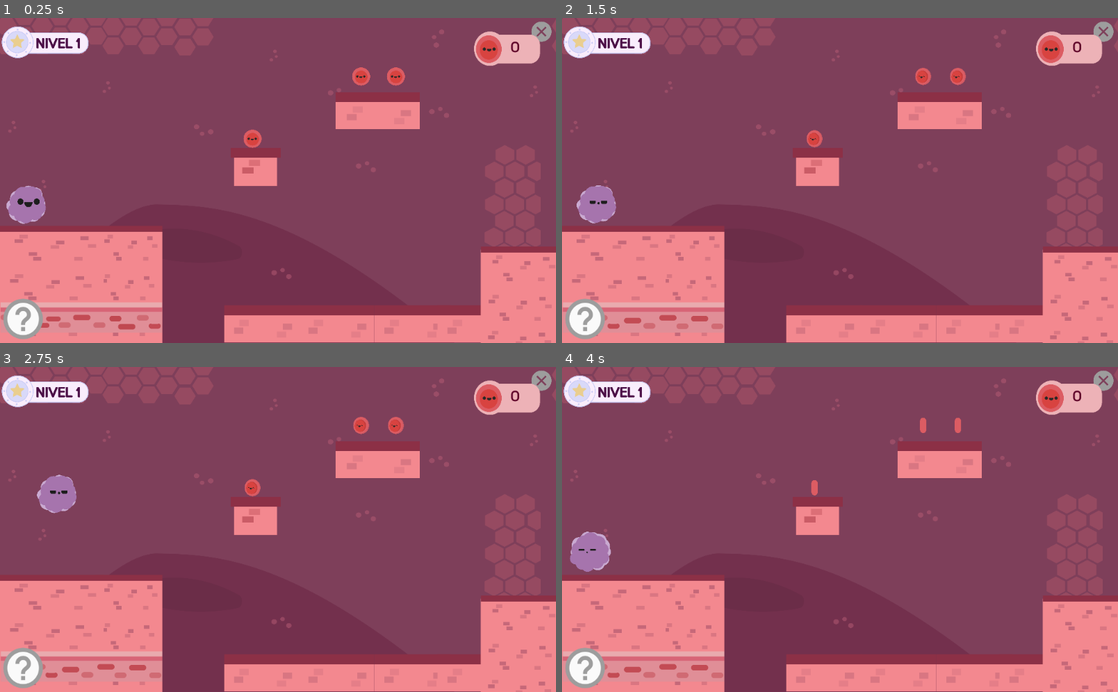
Above: before the commit, frames 1-4 (two rows, left to right).
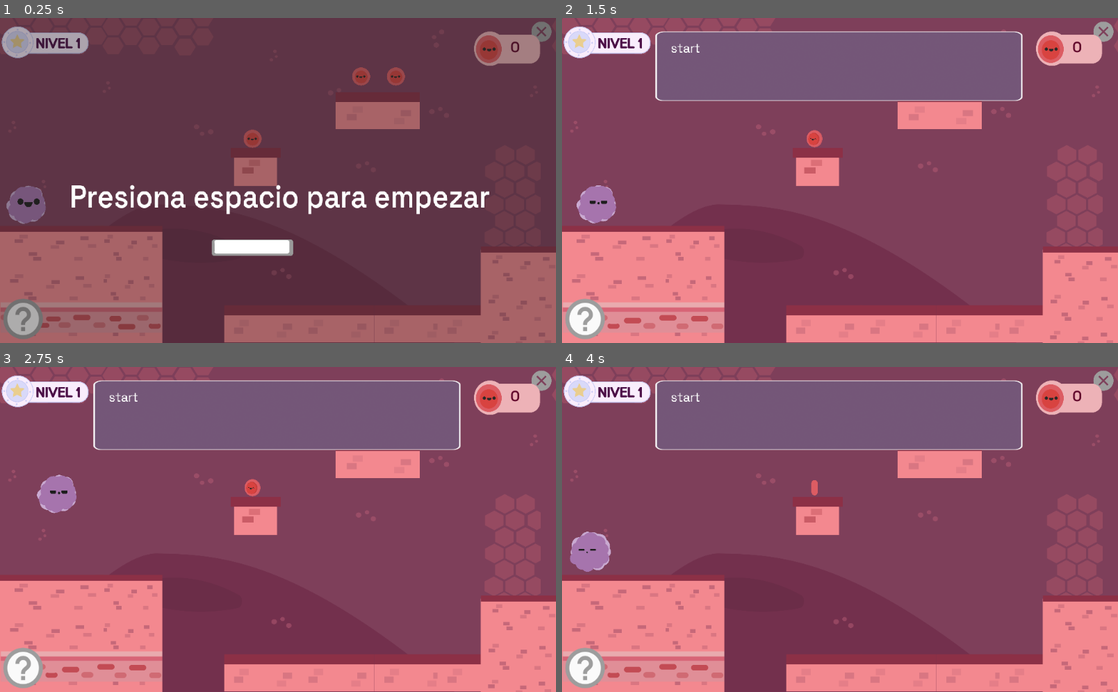
Above: after the commit, the same moments.

Repository: Space-Travelers/Game
Game: Godot game, scene res://src/scenes/immune_system/base_game/stage_1.tscn
Same seed, same stepped clock (60 frames per second), same inputs: the game is played once before the commit and once after it. This scene is started directly instead of the project's main scene.
Inputs (mouse positions are in pixels of both pictures, inside the frame that each line leads up to):
- Up to frame 1 (0.25 s): no input
- Up to frame 2 (1.5 s): click (1101, 31) at 0.5 s; tap Space (next_message) at 1.25 s; move the mouse to (962, 164) at 1.27 s; hold Right (ui_right) from 1.28 s (still down); click (962, 164) at 1.35 s
- Up to frame 3 (2.75 s): tap Up (ui_up) at 1.52 s; release Right (ui_right) at 2 s; drag from (166, 545) to (250, 487) at 2.02 s
- Up to frame 4 (4 s): move the mouse to (895, 458) at 2.77 s; hold Left (ui_left) 2.78-3.5 s; click (895, 458) at 2.85 s; drag from (812, 594) to (923, 425) at 3.52 s

The runs differ from the first frame. In frame 1, 100% of the frame differs, in the area x 0-100%, y 0-100%; in frame 2, 14%; in frame 3, 14%; in frame 4, 14%.

Commit message:
game flow impl

Diff:
--- a/Global.gd
+++ b/Global.gd
@@ -6,7 +6,7 @@
 var actual_id_definition = -1
 var stage = 1
 var visible_button = false
-var tutorial = false
+var tutorial = true
 var scan = false
 var scan_area = false
 var rest = true
--- a/src/scenes/immune_system/base_game/exit_game/exit_button.tscn
+++ b/src/scenes/immune_system/base_game/exit_game/exit_button.tscn
@@ -6,7 +6,7 @@
 [ext_resource path="res://font.tres" type="DynamicFont" id=4]
 
 [sub_resource type="StyleBoxFlat" id=1]
-bg_color = Color( 0, 0, 0, 0.172549 )
+bg_color = Color( 0, 0, 0, 0.423529 )
 
 [sub_resource type="Theme" id=2]
 
@@ -79,12 +79,13 @@
 anchor_top = 0.5
 anchor_right = 0.5
 anchor_bottom = 0.5
-margin_left = -183.0
-margin_top = -37.5
-margin_right = 183.0
-margin_bottom = 37.5
+margin_left = -191.0
+margin_top = -109.5
+margin_right = 175.0
+margin_bottom = 43.5
 custom_fonts/font = ExtResource( 4 )
-text = "Si deseas continuar, se perderán todo tu progreso"
+text = "Si deseas salir, presiona en continuar.
+Recuerda que se perderá todo tu progreso"
 align = 1
 autowrap = true
 
--- a/src/scenes/immune_system/base_game/stage_1.tscn
+++ b/src/scenes/immune_system/base_game/stage_1.tscn
@@ -433,6 +433,7 @@
 position = Vector2( 18.0522, 29.062 )
 scale = Vector2( 0.0120489, 0.0186345 )
 frames = SubResource( 20 )
+frame = 1
 speed_scale = 0.5
 playing = true
 
--- a/src/scenes/immune_system/minigames/quiz-game/level_game.tscn
+++ b/src/scenes/immune_system/minigames/quiz-game/level_game.tscn
@@ -3,7 +3,7 @@
 [ext_resource path="res://assets/UI/backgrounds/background_alpha_soup.png" type="Texture" id=1]
 [ext_resource path="res://assets/sound/correct.ogg" type="AudioStream" id=2]
 [ext_resource path="res://assets/sound/incorrect.ogg" type="AudioStream" id=3]
-[ext_resource path="res://src/scenes/immune_system/minigames/quiz-game/scripts/level/level_game.gd" type="Script" id=4]
+[ext_resource path="res://src/scenes/immune_system/minigames/quiz-game/scripts/level_game.gd" type="Script" id=4]
 [ext_resource path="res://resource/bd/bd_quiz_game.tres" type="Resource" id=5]
 [ext_resource path="res://theme/st.tres" type="Theme" id=6]
 [ext_resource path="res://font.tres" type="DynamicFont" id=7]
Renamed: src/scenes/immune_system/minigames/quiz-game/scripts/level/level_game.gd -> src/scenes/immune_system/minigames/quiz-game/scripts/level_game.gd
